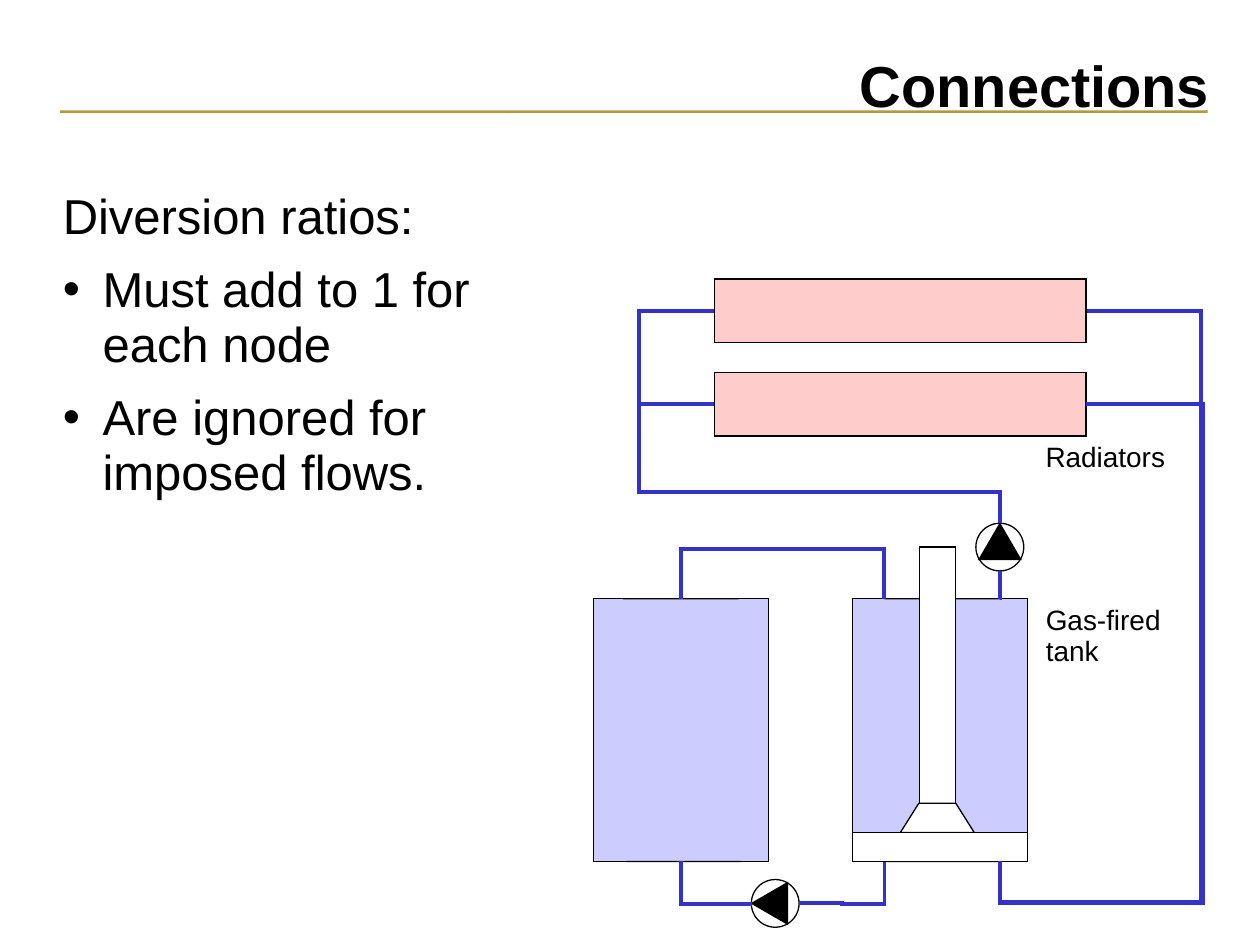
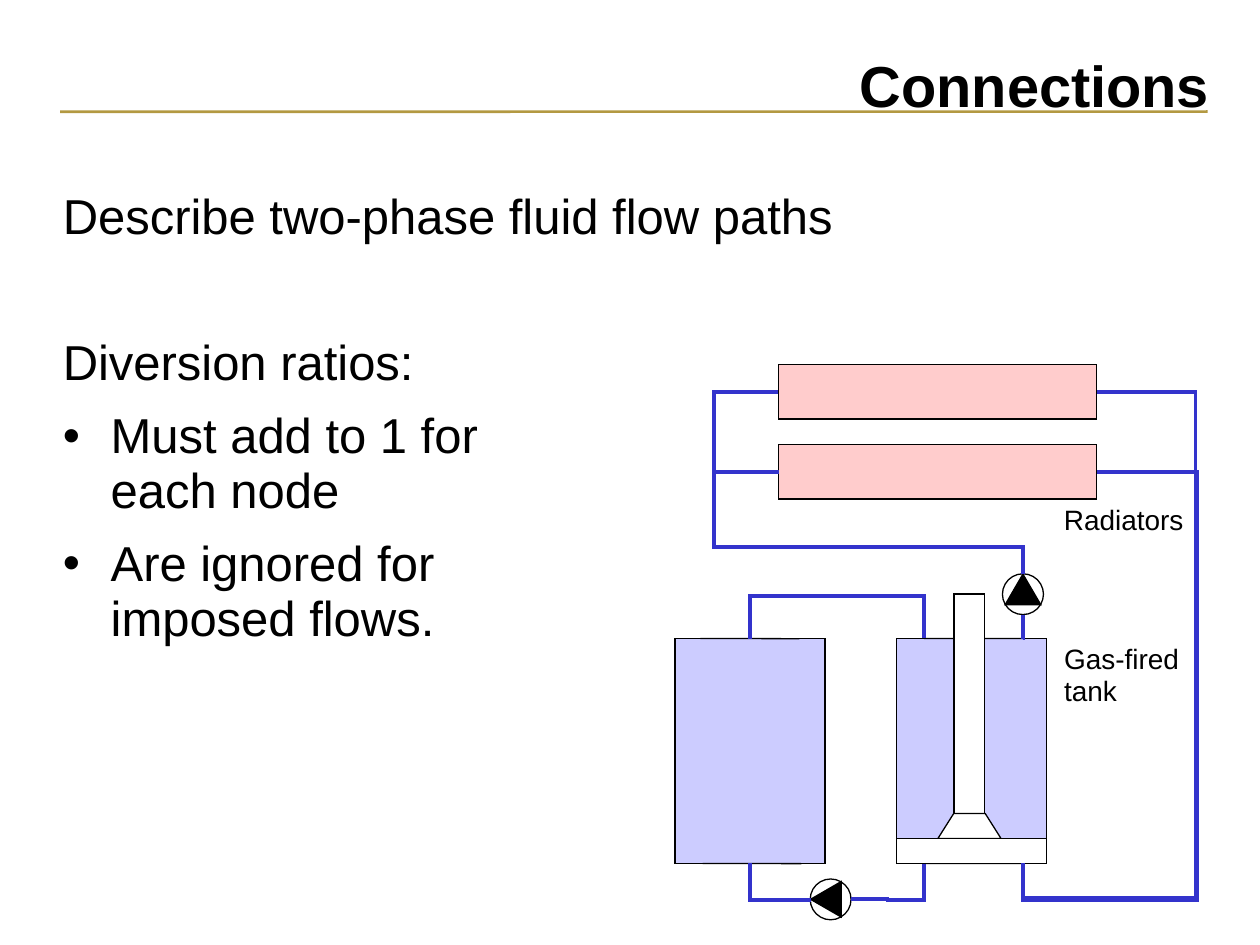
Before and after one commit to ESP-rCommunity/ESPrExtras, a slide deck: slide 13 of training/NRCan_course_materials/plant_network/plant_network.pln.ppt (slide 6 before the commit). Drawn at 1260x945 pixels with LibreOffice and Linux fonts; fonts in the diff are those of the drawing. Boxes give left, top, right and bottom in pixels: in the first picture for what was removed or moved away, otherwise in the second. Text is boxed around its words. In the diff, an @@ line names an element or a change of style, - is before the commit and + after.

```diff
--- a/training/NRCan_course_materials/plant_network/plant_network.pln.ppt
+++ b/training/NRCan_course_materials/plant_network/plant_network.pln.ppt
@@ text at bbox=[63, 198, 833, 244]: paragraph added @@
+Describe two-phase fluid flow paths
@@ text at bbox=[63, 344, 478, 646]: indent changed @@
@@ rectangle: place and size @@
-rectangle at bbox=[714, 372, 1086, 436]
+rectangle at bbox=[779, 365, 1097, 420]
@@ elbow line moved from (1000, 523) - (714, 404) to (779, 392) - (1023, 575) @@
@@ elbow line moved from (1086, 404) - (1000, 862) to (1097, 392) - (1023, 863) @@
@@ rectangle: place and size @@
-rectangle at bbox=[714, 280, 1086, 343]
+rectangle at bbox=[779, 445, 1097, 499]
@@ elbow line moved from (714, 311) - (1000, 523) to (1023, 575) - (779, 471) @@
@@ elbow line moved from (1086, 311) - (1000, 862) to (1097, 472) - (1023, 863) @@
@@ text "Radiators": place and size @@
-text "Radiators" at bbox=[1046, 446, 1165, 468]
+text "Radiators" at bbox=[1064, 509, 1183, 531]
@@ elbow line moved from (885, 598) - (682, 598) to (924, 639) - (750, 639) @@
@@ rectangle: place and size @@
-rectangle at bbox=[920, 547, 955, 804]
+rectangle at bbox=[954, 593, 984, 813]
@@ ellipse: place and size @@
-ellipse at bbox=[976, 523, 1024, 571]
+ellipse at bbox=[1002, 574, 1044, 614]
@@ triangle: place and size @@
-triangle at bbox=[979, 524, 1021, 559]
+triangle at bbox=[1005, 575, 1041, 605]
@@ elbow line moved from (1000, 571) - (1000, 598) to (1023, 615) - (1023, 639) @@
@@ rectangle: place and size @@
-rectangle at bbox=[593, 598, 769, 862]
+rectangle at bbox=[675, 639, 825, 864]
@@ line moved from (624, 598) - (738, 598) to (701, 639) - (799, 639) @@
@@ rectangle: place and size @@
-rectangle at bbox=[852, 598, 1027, 862]
+rectangle at bbox=[897, 639, 1047, 864]
@@ line moved from (885, 598) - (1000, 598) to (924, 639) - (1023, 639) @@
@@ text "Gas-fired tank": place and size @@
-text "Gas-fired tank" at bbox=[1046, 609, 1161, 662]
+text "Gas-fired tank" at bbox=[1064, 648, 1179, 702]
@@ rectangle: place and size @@
-rectangle at bbox=[852, 833, 1027, 862]
+rectangle at bbox=[897, 839, 1047, 864]
@@ freeform shape: place and size @@
-freeform shape at bbox=[901, 804, 975, 833]
+freeform shape at bbox=[937, 814, 1000, 839]
@@ line moved from (626, 862) - (741, 862) to (703, 863) - (801, 863) @@
@@ elbow line moved from (752, 903) - (682, 862) to (810, 900) - (750, 863) @@
@@ elbow line moved from (885, 862) - (799, 903) to (924, 863) - (850, 900) @@
@@ line moved from (885, 862) - (1000, 862) to (924, 863) - (1023, 863) @@
@@ triangle: place and size @@
-triangle at bbox=[752, 883, 787, 924]
+triangle at bbox=[810, 882, 840, 917]
@@ ellipse: place and size @@
-ellipse at bbox=[751, 879, 799, 927]
+ellipse at bbox=[810, 879, 850, 920]
```
Also in this commit, not shown: 1 other slide changed, 9 slides added, 2 slides removed.
